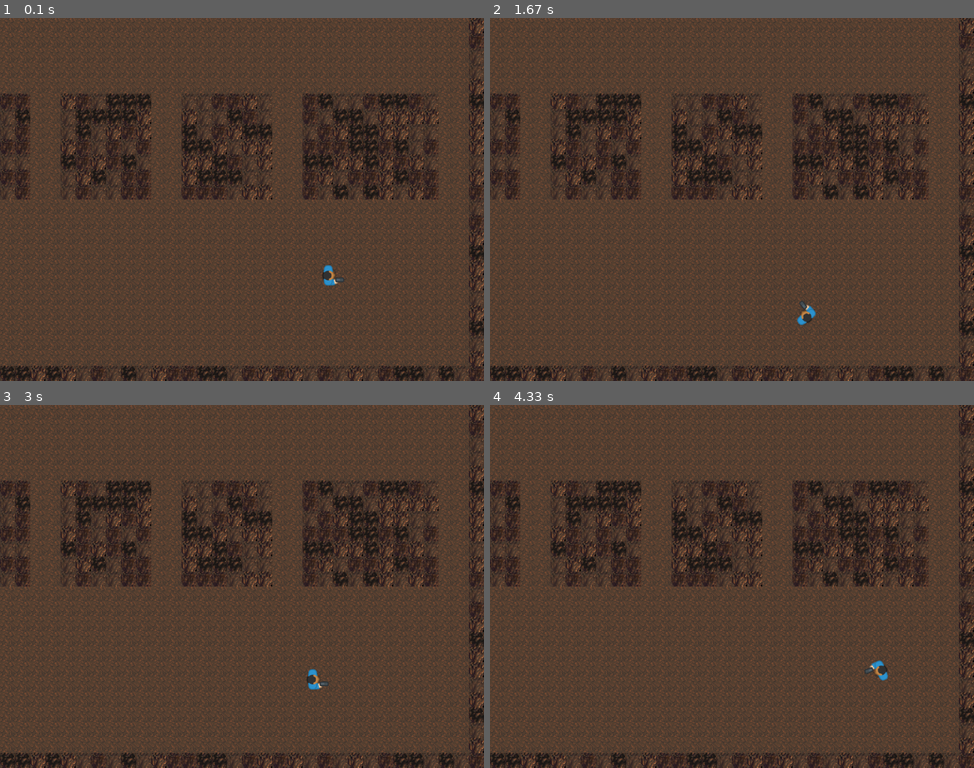
Above: before the commit, frames 1-4 (two rows, left to right).
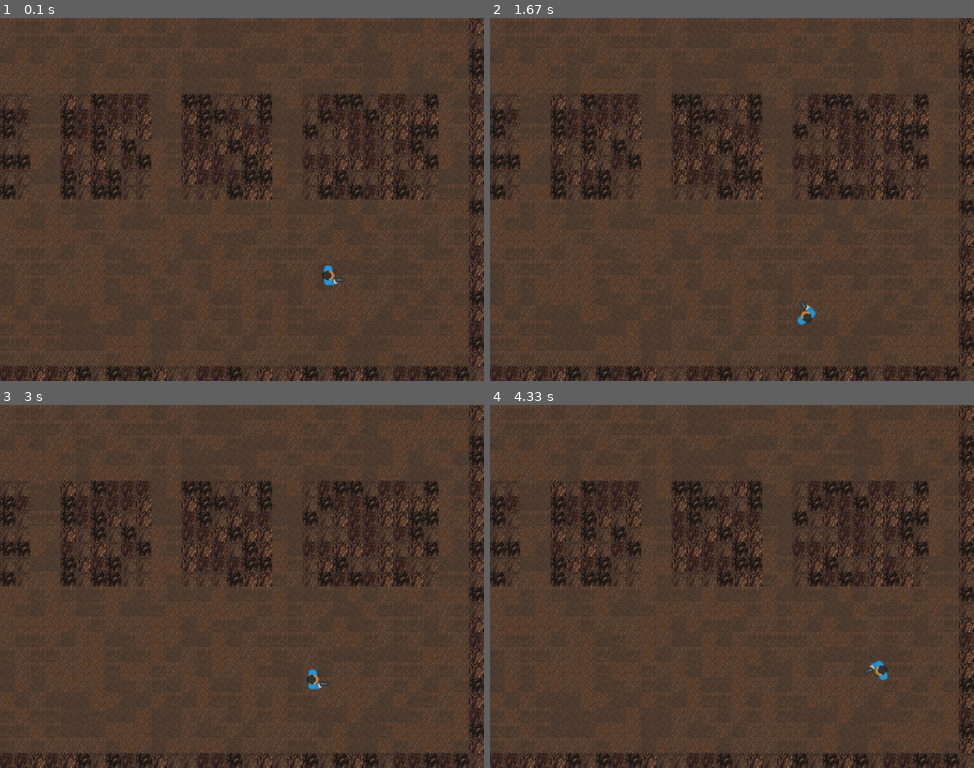
Above: after the commit, the same moments.

Repository: ErkCurley/PyGames-Tile-based-Game
Game: pygame game, started from main.py
The game is run twice, just before and just after one commit, with the same random seed, the same clock (stepped at 60 frames per second) and the same inputs.
Inputs:
- Up to frame 1 (0.1 s): no input
- Up to frame 2 (1.67 s): hold Right 0.33-0.8 s; hold Up 0.83-1.13 s; hold Right 1.17-1.63 s
- Up to frame 3 (3 s): hold Left 1.67-2.2 s; hold Down 2.23-2.53 s; hold Left 2.57-2.97 s
- Up to frame 4 (4.33 s): hold Up 3-3.37 s; hold Right 3.4-4.03 s; hold Down from 4.07 s (still down)

The runs differ from the first frame. In frame 1, 9.7% of the frame differs, in the area x 0-100%, y 0-100%; in frame 2, 9.7%; in frame 3, 9.7%; in frame 4, 9.7%.

Commit message:
Added floors options

Diff:
--- a/settings.py
+++ b/settings.py
@@ -37,11 +37,14 @@
 
 CAVE_WALL_IMGS = [
     path.join(CAVE_WALL_FOLDER,'cave_wall.png'),
+    path.join(CAVE_WALL_FOLDER,'cave_wall1.png'),
     path.join(CAVE_WALL_FOLDER,'cave_wall2.png'),
-    path.join(CAVE_WALL_FOLDER,'cave_wall3.png'),
-    path.join(CAVE_WALL_FOLDER,'cave_wall4.png')
+    path.join(CAVE_WALL_FOLDER,'cave_wall3.png')
     ]
 
 CAVE_FLOOR_IMGS = [
-    path.join(CAVE_FLOOR_FOLDER,'cave_floor.png')
+    path.join(CAVE_FLOOR_FOLDER,'cave_floor.png'),
+    path.join(CAVE_FLOOR_FOLDER,'cave_floor1.png'),
+    path.join(CAVE_FLOOR_FOLDER,'cave_floor2.png'),
+    path.join(CAVE_FLOOR_FOLDER,'cave_floor3.png')
     ]
Binary file changed: img/cave/floors/cave_floor1.png
Binary file changed: img/cave/floors/cave_floor2.png
Binary file changed: img/cave/floors/cave_floor3.png
Renamed: img/cave/walls/cave_wall4.png -> img/cave/walls/cave_wall1.png
Not shown, added: img/cave/floors/cave_floor1.png~
Not shown, added: img/cave/floors/cave_floor2.png~
Not shown, added: img/cave/floors/cave_floor3.png~
